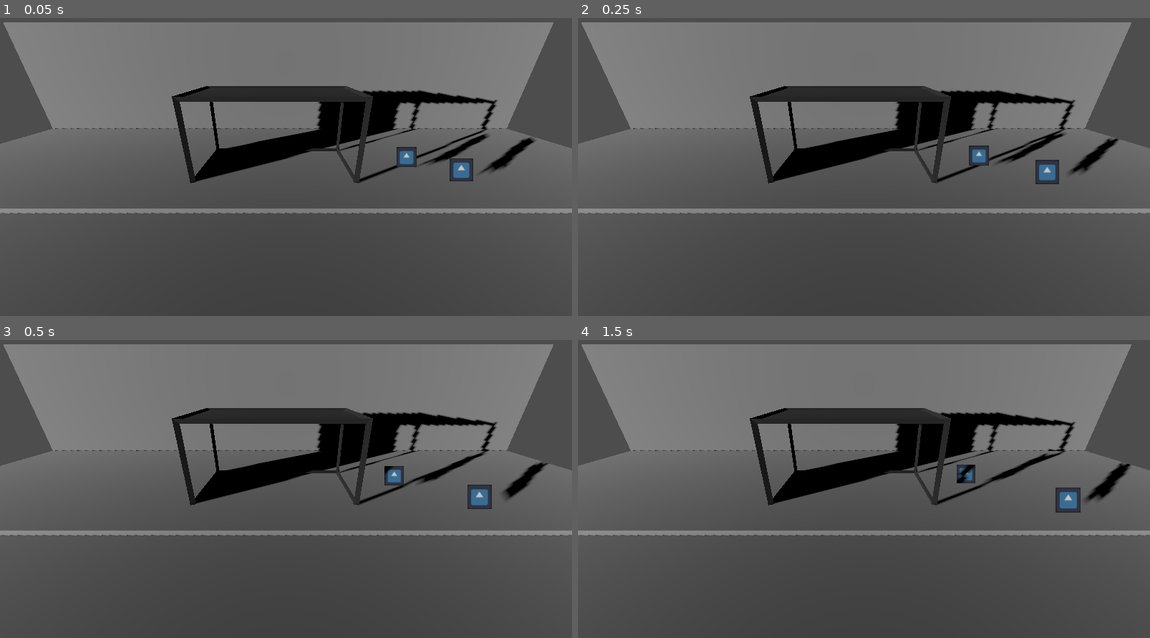
Above: before the commit, frames 1-4 (two rows, left to right).
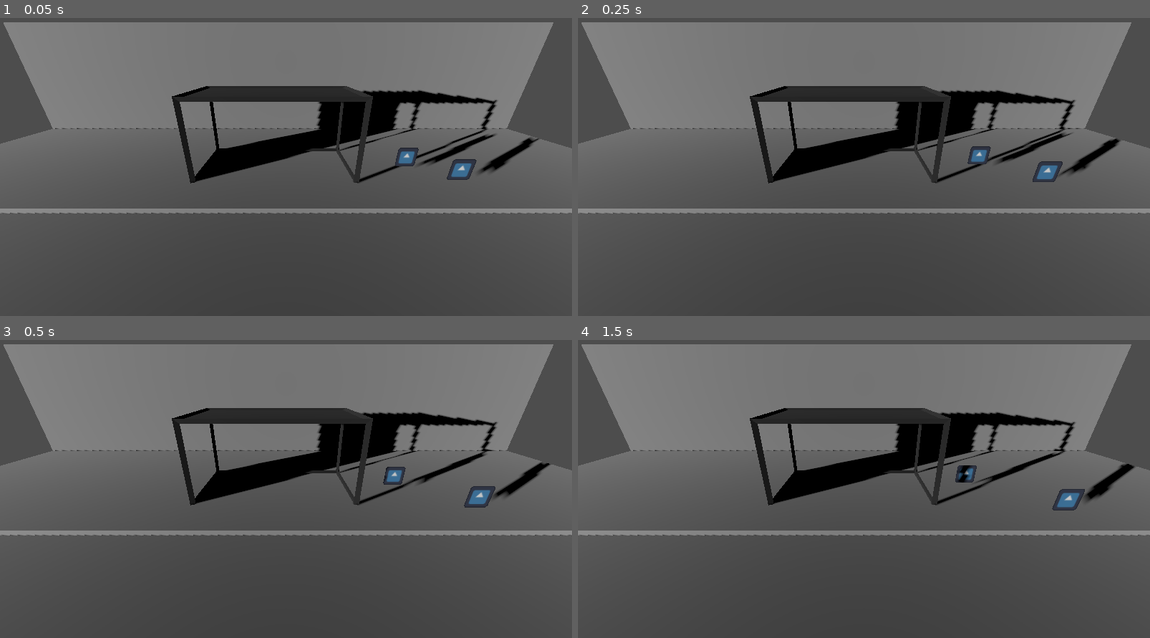
Above: after the commit, the same moments.

Repository: EAinsley/globalgamejam
Game: Godot game, scene res://scenes/bus_stop.tscn
Two runs of this game, one before a commit and one after it. Both use one fixed random seed, a clock stepped at 60 frames per second and the inputs below. The project has no main scene, so this scene is started directly. The engine's default icon, where the game draws it, is replaced by a stand-in: a white triangle on a blue panel in a dark square.
Inputs (mouse positions are in pixels of both pictures, inside the frame that each line leads up to):
- Up to frame 1 (0.05 s): no input
- Up to frame 2 (0.25 s): no input
- Up to frame 3 (0.5 s): no input
- Up to frame 4 (1.5 s): tap Enter at 0.5 s; move the mouse to (989, 462) at 0.52 s; press the mouse at (989, 462) at 0.53 s; hold D (move_right) 0.53-1.28 s; tap Space at 1.25 s; move the mouse to (749, 491) at 1.27 s; release the mouse at (749, 491) at 1.28 s; hold S (move_down) from 1.28 s (still down); click (749, 491) at 1.35 s

The runs differ from the first frame. In frame 1, 0.4% of the frame differs, in the area x 69-95%, y 38-55%; in frame 2, 0.5%; in frame 3, 0.5%; in frame 4, 0.6%, in the area x 65-98%, y 36-58%.

Commit message:
quick update of character

Diff:
--- a/Characters/characer_click_3d.tscn
+++ b/Characters/characer_click_3d.tscn
@@ -5,10 +5,14 @@
 
 [sub_resource type="StandardMaterial3D" id="StandardMaterial3D_5cfqy"]
 resource_local_to_scene = true
+transparency = 2
+alpha_scissor_threshold = 0.5
+alpha_antialiasing_mode = 0
+cull_mode = 2
 albedo_texture = ExtResource("2_5cfqy")
 emission_enabled = true
 emission = Color(1, 1, 0, 1)
-billboard_mode = 1
+billboard_mode = 2
 
 [sub_resource type="QuadMesh" id="QuadMesh_5cfqy"]
 resource_local_to_scene = true
